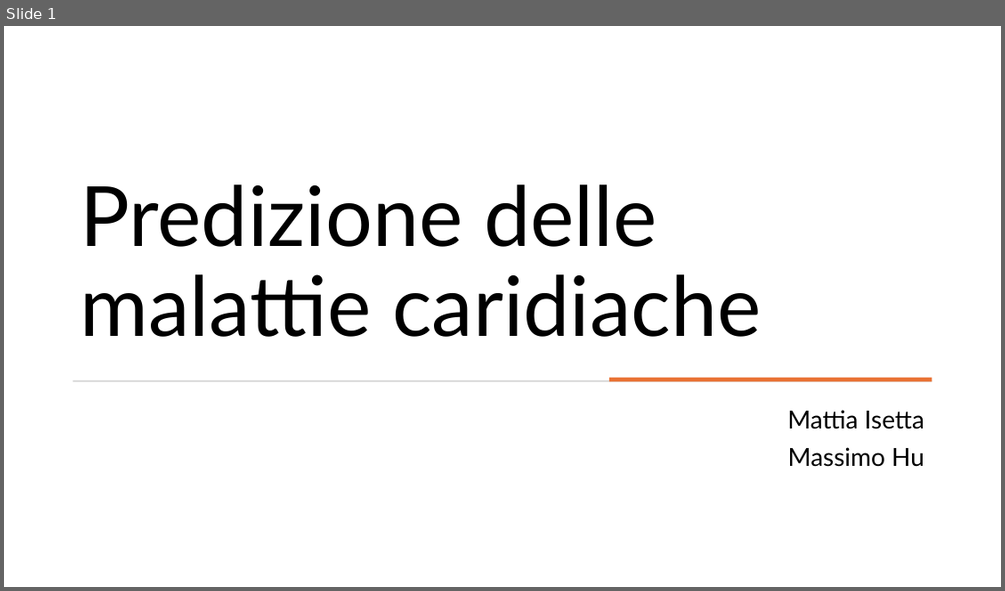
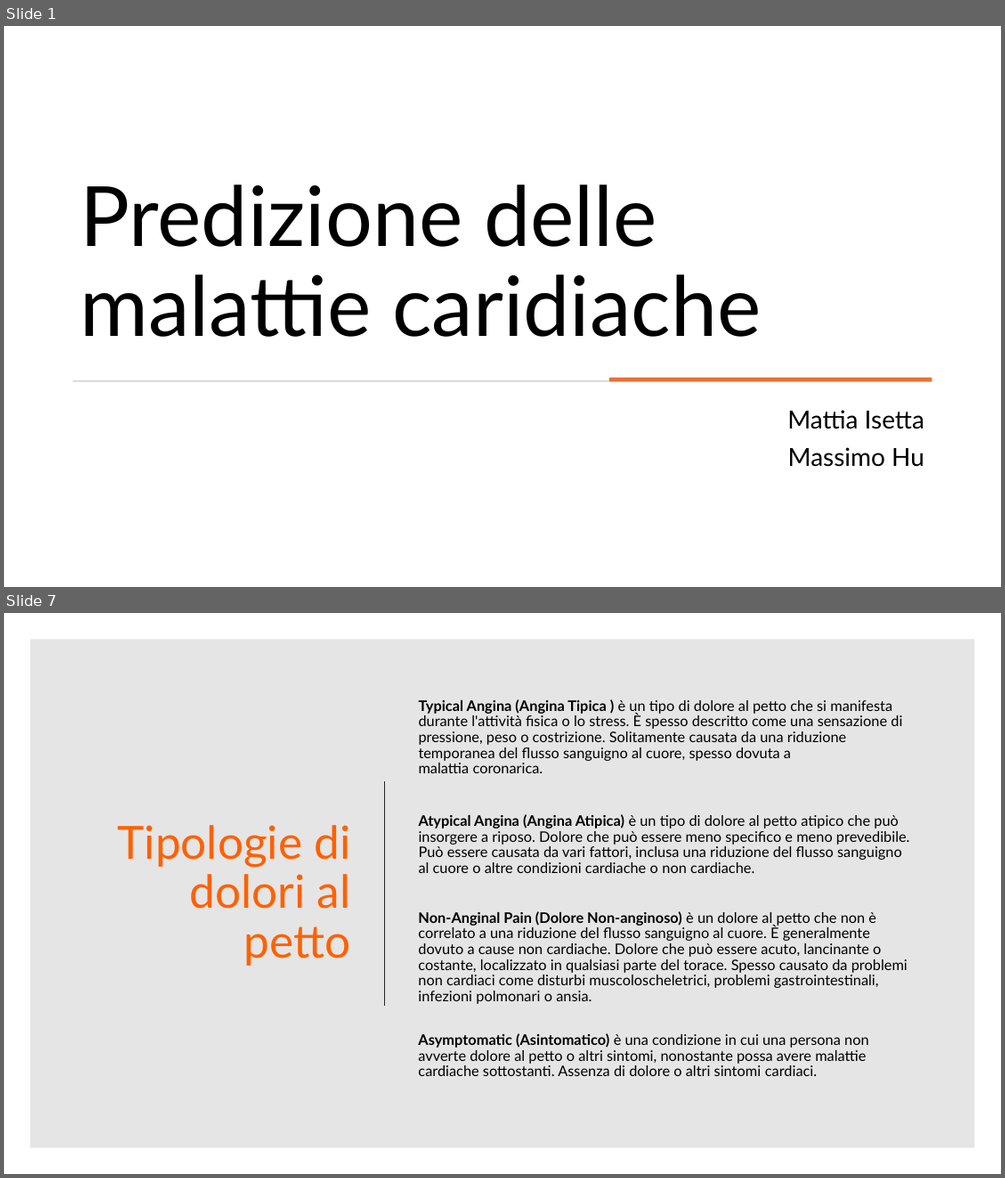
Before and after one commit to mattiaise/scientific-visualization, a slide deck: presentazione/presentazione.pptx. Shown one above the other, each under a label of ours: slide 1 before the commit, slides 1 and 7 after it; the slides between them are not shown. The pictures are 1005x591 and 1005x1178 pixels, drawn with LibreOffice and Linux fonts; fonts in the diff are those of the drawing. Boxes give left, top, right and bottom in pixels: in the first picture for what was removed or moved away, otherwise in the second. Text is boxed around its words. In the diff, an @@ line names an element or a change of style, - is before the commit and + after.

```diff
--- a/presentazione/presentazione.pptx
+++ b/presentazione/presentazione.pptx
@@ slide 7 added at box(4, 613, 1001, 1174), background #FFFFFF @@
@@ rectangle added at box(30, 639, 975, 1148), fill #000000 at 10% opacity @@
@@ subtitle added at box(419, 699, 910, 873), 14 pt, text #000000 @@
+Typical Angina (Angina Tipica ) è un tipo di dolore al petto che si manifesta durante l'attività fisica o lo stress. È spesso descritto come una sensazione di pressione, peso o costrizione. Solitamente causata da una riduzione temporanea del flusso sanguigno al cuore, spesso dovuta a malattia coronarica.
+Atypical Angina (Angina Atipica) è un tipo di dolore al petto atipico che può insorgere a riposo. Dolore che può essere meno specifico e meno prevedibile. Può essere causata da vari fattori, inclusa una riduzione del flusso sanguigno al cuore o altre condizioni cardiache o non cardiache.
@@ line added from (385, 781) to (385, 1005), #262626 1.5 pt @@
@@ title added at box(118, 825, 351, 965), 44 pt, text #FE6100 @@
+Tipologie di dolori al petto
@@ text added at box(418, 911, 907, 1076), 14 pt, text #000000 @@
+Non-Anginal Pain (Dolore Non-anginoso) è un dolore al petto che non è correlato a una riduzione del flusso sanguigno al cuore. È generalmente dovuto a cause non cardiache. Dolore che può essere acuto, lancinante o costante, localizzato in qualsiasi parte del torace. Spesso causato da problemi non cardiaci come disturbi muscoloscheletrici, problemi gastrointestinali, infezioni polmonari o ansia.
+Asymptomatic (Asintomatico) è una condizione in cui una persona non avverte dolore al petto o altri sintomi, nonostante possa avere malattie cardiache sottostanti. Assenza di dolore o altri sintomi cardiaci.
```
Also in this commit, not shown: 17 other slides added, 1 slide removed.
